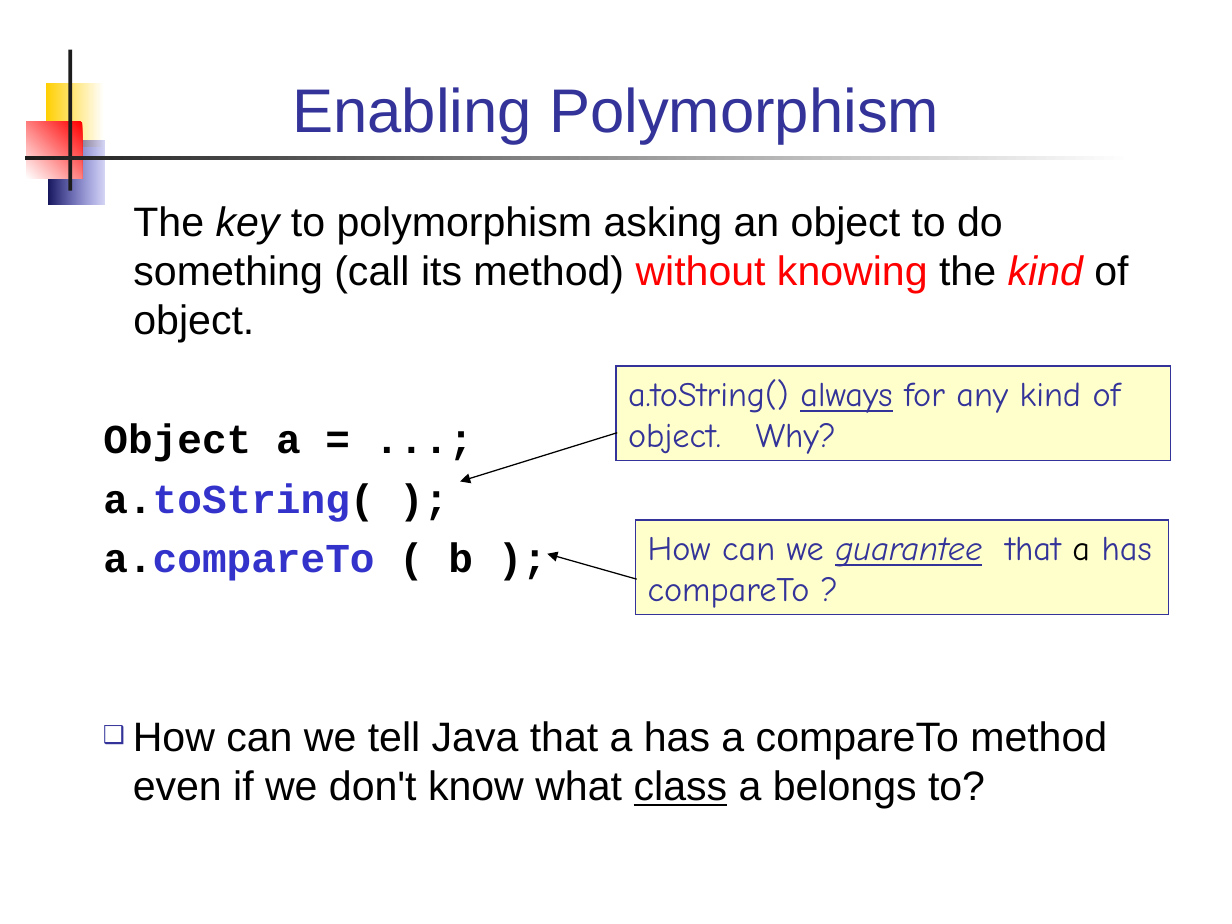
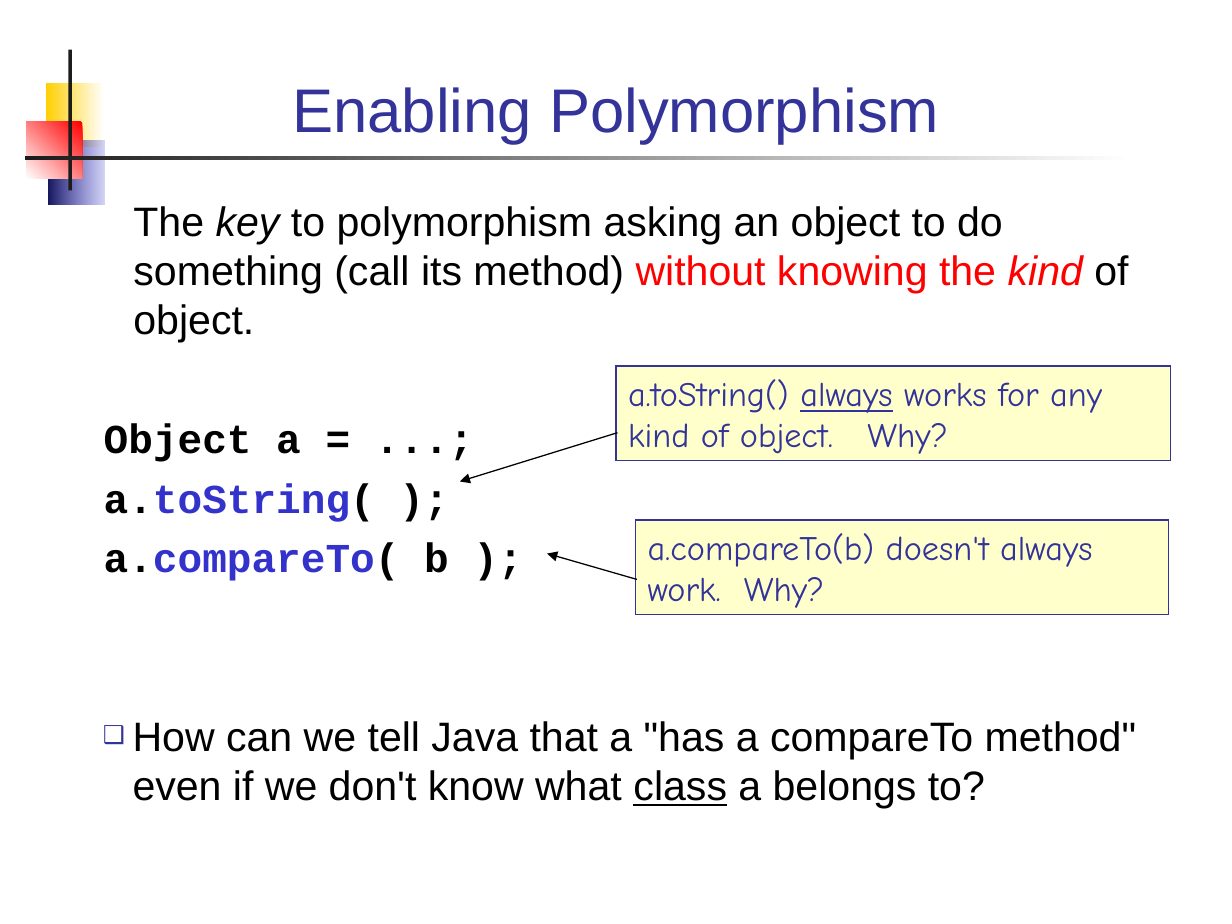
Before and after one commit to skeoop/skeoop.github.io, a slide deck: slide 7 of week2/3-Polymorphism.ppt. Drawn at 1232x924 pixels with LibreOffice and Linux fonts; fonts in the diff are those of the drawing. Boxes give left, top, right and bottom in pixels: in the first picture for what was removed or moved away, otherwise in the second. Text is boxed around its words. In the diff, an @@ line names an element or a change of style, - is before the commit and + after.

```diff
--- a/week2/3-Polymorphism.ppt
+++ b/week2/3-Polymorphism.ppt
@@ text at (133, 206, 1128, 342): text colour #000000 to #FF0000 in "the" @@
@@ text in rectangle at (628, 379, 1102, 454): text changed @@
-a.toString() always for any kind of object. Why?
+a.toString() always works for any kind of object. Why?
@@ text in rectangle at (648, 533, 1092, 608): text changed @@
-How can we guarantee that a has compareTo ?
+a.compareTo(b) doesn't always work. Why?
@@ text at (104, 543, 1137, 809): text changed @@
-a.compareTo ( b );
-❑ How can we tell Java that a has a compareTo method even if we don't know what class a belongs to?
+a.compareTo( b );
+❑ How can we tell Java that a "has a compareTo method" even if we don't know what class a belongs to?
```
Also in this commit, not shown: 1 other slide changed, 1 other file.
